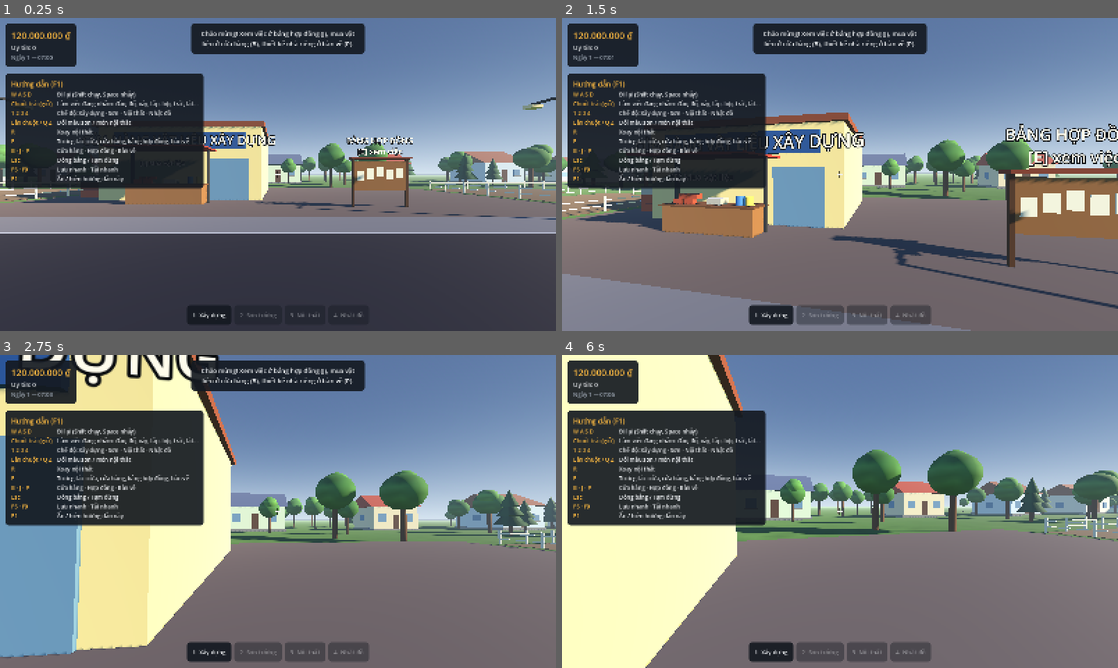
Above: before the commit, frames 1-4 (two rows, left to right).
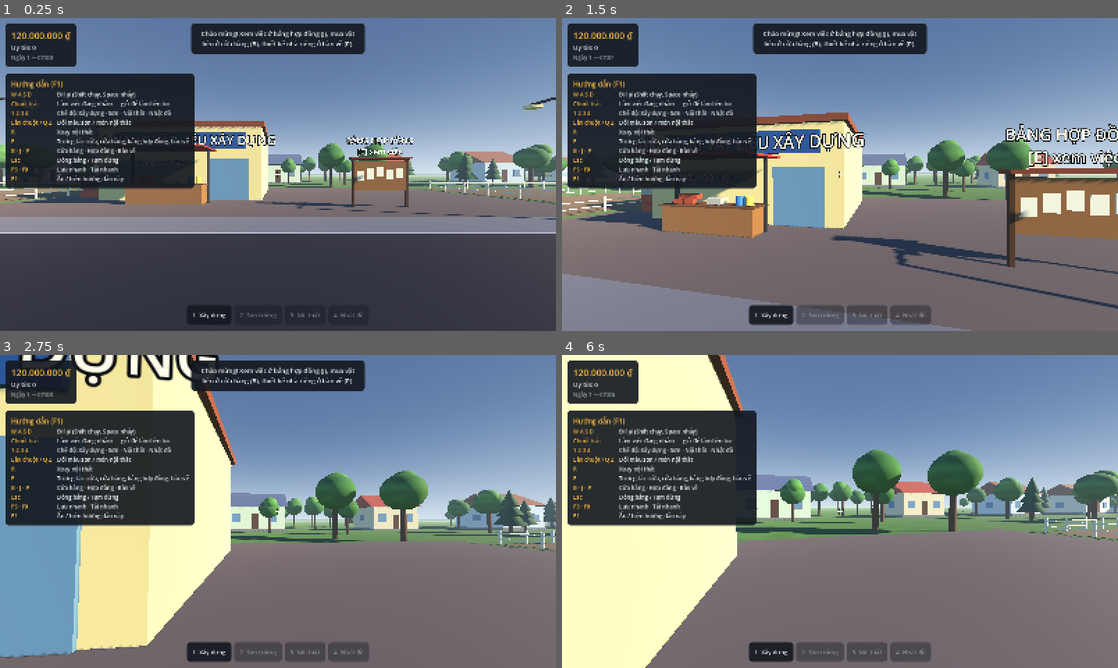
Above: after the commit, the same moments.

Repository: duahnproducts/builder_simulator
Game: Godot game, scene res://scenes/main.tscn
Same seed, same stepped clock (60 frames per second), same inputs: the game is played once before the commit and once after it.
Inputs (mouse positions are in pixels of both pictures, inside the frame that each line leads up to):
- Up to frame 1 (0.25 s): no input
- Up to frame 2 (1.5 s): tap Enter at 0.5 s; move the mouse to (867, 174) at 0.52 s; press the mouse at (867, 174) at 0.53 s; hold W (move_forward) from 0.53 s (still down); tap Space (jump) at 0.77 s; move the mouse to (812, 174) at 1.27 s; release the mouse at (812, 174) at 1.28 s; tap Q (cycle_next) at 1.35 s
- Up to frame 3 (2.75 s): keep holding W (move_forward); tap Space (jump) at 1.52 s; click (250, 511) at 1.55 s; move the mouse to (289, 505) at 2.02 s; hold Z (cycle_prev) from 2.03 s (still down); click (289, 505) at 2.3 s
- Up to frame 4 (6 s): move the mouse to (834, 517) at 2.77 s; release Z (cycle_prev) at 2.78 s; tap E (interact) at 2.85 s; tap Space (jump) at 3.02, 3.77 s; click (834, 517) at 3.05 s; move the mouse to (878, 514) at 3.52 s; hold P (open_blueprint) 3.53-4.25 s; click (878, 514) at 3.8 s; release W (move_forward) at 4.25 s; drag from (756, 524) to (756, 433) at 4.27 s; move the mouse to (867, 511) at 5.02 s; press the mouse at (867, 511) at 5.03 s; hold S (move_back) 5.03-5.75 s; release the mouse at (867, 511) at 5.75 s; click "× Đóng (Esc)" at 5.75 s

The runs differ from the first frame. In frame 1, 0.8% of the frame differs, in the area x 7-37%, y 17-55%; in frame 2, 0.7%; in frame 3, 0.8%; in frame 4, 0.8%.

Commit message:
Giữ chuột chỉ lặp một loại việc; nội thất không được chắn cửa đi
- BuildController: giữ chuột trái chỉ lặp lại đúng loại thao tác lúc bắt
  đầu giữ (đào xong không tự đổ bê tông, xây xong tường không tự trát);
  đặt/nhặt nội thất mỗi lần bấm một món.
- Cửa đi có vùng khoảng trống (lớp va chạm 6 — clearance): chỗ cánh cửa
  quét qua và lối đi phía bên kia; PlacementController báo "Chắn lối cửa
  đi" khi món đồ chồng lên vùng này (thảm vẫn được đặt).
- Cập nhật docs/00, 04, 09 và bảng hướng dẫn F1.

Co-Authored-By: Claude Opus 5.5 <noreply@anthropic.com>
Claude-Session: https://claude.ai/code/session_019BU5gwfSqov1PkxnhjWsa7

Diff:
--- a/project.godot
+++ b/project.godot
@@ -32,6 +32,7 @@
 3d_physics/layer_3="furniture"
 3d_physics/layer_4="interactable"
 3d_physics/layer_5="player"
+3d_physics/layer_6="clearance"
 
 [rendering]
 
--- a/scripts/building/colliders.gd
+++ b/scripts/building/colliders.gd
@@ -9,6 +9,8 @@
 const FURNITURE := 4
 const INTERACTABLE := 8
 const PLAYER := 16
+## Khoảng trống phải chừa (trước cửa đi): chỉ dùng khi kiểm tra chỗ đặt nội thất.
+const CLEARANCE := 32
 
 
 ## StaticBody3D rỗng trên lớp `layer`, gắn metadata để controller biết đây là gì.
--- a/scripts/building/opening_view.gd
+++ b/scripts/building/opening_view.gd
@@ -5,9 +5,13 @@
 ## Chưa lắp: hình mờ khung cửa + vùng nhắm (chỉ khi bức tường chứa nó đã xây xong).
 ## Đã lắp: khung + cánh; cửa đi mở/đóng được bằng phím tương tác.
 ## Hệ toạ độ riêng: x dọc tường, y hướng lên, z xuyên qua tường; gốc ở tâm lỗ cửa.
+## Cửa đi có thêm vùng "khoảng trống" (lớp clearance): chỗ cánh cửa quét qua và lối đi phía bên kia,
+## để không đặt được nội thất chắn cửa.
 
 const FRAME := 0.06
 const DEPTH := 0.24
+## Lối đi phải chừa ở phía cửa không mở vào (m).
+const PASSAGE_DEPTH := 0.6
 
 var index := -1
 var type := "door"
@@ -21,6 +25,7 @@
 var _house: Node
 var _holo: MeshInstance3D
 var _target: StaticBody3D
+var _clearance: StaticBody3D
 var _installed: Node3D
 var _pivot: Node3D
 var _tween: Tween
@@ -48,6 +53,11 @@
 	_target = Colliders.make_body(Colliders.BLUEPRINT, {"kind": "opening", "index": k, "house": house}, "Target")
 	Colliders.add_box_xform(_target, Transform3D(Basis.from_scale(Vector3(width, height, 0.3)), Vector3.ZERO))
 	add_child(_target)
+	if type == "door":
+		_clearance = Colliders.make_body(Colliders.CLEARANCE,
+				{"kind": "door_clearance", "index": k, "house": house}, "Clearance")
+		Colliders.add_box_xform(_clearance, clearance_box())
+		add_child(_clearance)
 
 
 ## wall_done: bức tường đã xây xong; is_installed: đã lắp cửa.
@@ -85,6 +95,19 @@
 
 func hologram_visible() -> bool:
 	return _holo.visible
+
+
+## Hộp khoảng trống của cửa đi (toạ độ riêng của cửa): phía cửa mở vào sâu bằng bề rộng cửa
+## (cánh cửa quét qua), phía bên kia chừa lối đi PASSAGE_DEPTH.
+func clearance_box() -> Transform3D:
+	var near := -(BuildConst.HALF_WALL + PASSAGE_DEPTH)
+	var far := BuildConst.HALF_WALL + width
+	var center_z := (near + far) / 2.0 * open_toward
+	return Transform3D(Basis.from_scale(Vector3(width, height, far - near)), Vector3(0, 0, center_z))
+
+
+func clearance_body() -> StaticBody3D:
+	return _clearance
 
 
 func target_body() -> StaticBody3D:
--- a/scripts/player/build_controller.gd
+++ b/scripts/player/build_controller.gd
@@ -23,6 +23,8 @@
 	"dig": 0.22, "pour": 0.28, "brick": 0.1, "gable": 0.1, "opening": 0.6, "roof": 0.14,
 	"roof_cell": 0.28, "plaster": 0.1, "paint": 0.1, "floor": 0.2, "furniture": 0.4, "remove": 0.4,
 }
+## Thao tác chỉ làm một lần cho mỗi lần bấm (giữ chuột cũng không lặp).
+const SINGLE_CLICK: Array[String] = ["furniture", "remove"]
 const R = ConstructionProject.Result
 
 var mode: Mode = Mode.BUILD
@@ -34,6 +36,10 @@
 var placement: PlacementController
 
 var _cooldown := 0.0
+## Loại thao tác đang lặp khi giữ chuột ("" khi đã thả chuột).
+var _held_action := ""
+## Đã làm xong thao tác một-lần-bấm, chờ thả chuột.
+var _wait_release := false
 var _last_toast := ""
 var _last_toast_ms := -100000
 
@@ -50,12 +56,34 @@
 	if GameState.is_input_blocked():
 		placement.hide_ghost()
 		_set_hint("")
+		_release_primary()
 		return
 	scan()
-	if Input.is_action_pressed("primary") and _cooldown <= 0.0 and not current_action().is_empty():
-		var action := current_action()
-		var result := perform_primary()
-		_cooldown = REPEAT.get(action, 0.25) if result == R.OK else 0.4
+	if Input.is_action_pressed("primary"):
+		_hold_primary()
+	else:
+		_release_primary()
+
+
+## Giữ chuột trái: lặp lại thao tác theo nhịp REPEAT, nhưng chỉ đúng loại thao tác lúc bắt đầu giữ —
+## đào xong một ô thì không tự đổ bê tông, xây xong tường thì không tự trát (tốn xi măng ngoài ý muốn).
+## Muốn sang việc khác thì thả chuột ra rồi bấm lại.
+func _hold_primary() -> void:
+	var action := current_action()
+	if action.is_empty() or _wait_release or _cooldown > 0.0:
+		return
+	if _held_action.is_empty():
+		_held_action = action
+	elif action != _held_action:
+		return
+	var result := perform_primary()
+	_cooldown = REPEAT.get(action, 0.25) if result == R.OK else 0.4
+	_wait_release = SINGLE_CLICK.has(action)
+
+
+func _release_primary() -> void:
+	_held_action = ""
+	_wait_release = false
 
 
 func _unhandled_input(event: InputEvent) -> void:
--- a/scripts/player/placement_controller.gd
+++ b/scripts/player/placement_controller.gd
@@ -67,10 +67,14 @@
 			reason = "Cần lắp cửa, lợp mái, sơn tường và lát nền xong trước."
 		elif not GameState.inventory.has(id):
 			reason = "Kho hết %s." % Catalog.item_name(id)
-		elif _overlaps(world_xform):
-			reason = "Vướng tường, cửa hoặc đồ khác."
 		else:
-			valid = true
+			var blocker := _blocker(world_xform)
+			if blocker == null:
+				valid = true
+			elif str(blocker.get_meta("kind", "")) == "door_clearance":
+				reason = "Chắn lối cửa đi — hãy chừa khoảng trống trước cửa."
+			else:
+				reason = "Vướng tường, cửa hoặc đồ khác."
 	_ghost.mesh = FurnitureView.mesh_for(id)
 	_ghost.material_override = Materials.ghost(not valid)
 	_ghost.global_transform = world_xform
@@ -87,14 +91,18 @@
 	return house.project.place_furniture(item_id, local_pos, yaw)
 
 
-func _overlaps(world_xform: Transform3D) -> bool:
+## Vật cản đầu tiên chồng lên món đồ đặt ở `world_xform`; null nếu chỗ đó trống.
+## Đồ phẳng (thảm) chỉ cần tránh tường; đồ khác còn phải tránh đồ đã đặt và khoảng trống trước cửa.
+func _blocker(world_xform: Transform3D) -> Object:
 	var size := Catalog.furniture_size(item_id)
 	var shape := BoxShape3D.new()
 	shape.size = Vector3(maxf(size.x - 0.04, 0.02), maxf(size.y - 0.06, 0.02), maxf(size.z - 0.04, 0.02))
 	var query := PhysicsShapeQueryParameters3D.new()
 	query.shape = shape
 	query.transform = world_xform * Transform3D(Basis.IDENTITY, Vector3(0, size.y / 2.0 + 0.03, 0))
-	query.collision_mask = Colliders.WORLD if size.y < FLAT_HEIGHT else Colliders.WORLD | Colliders.FURNITURE
+	query.collision_mask = Colliders.WORLD if size.y < FLAT_HEIGHT \
+			else Colliders.WORLD | Colliders.FURNITURE | Colliders.CLEARANCE
 	if house != null:
 		query.exclude = [house.slab_body().get_rid()]
-	return not get_world_3d().direct_space_state.intersect_shape(query, 1).is_empty()
+	var hits := get_world_3d().direct_space_state.intersect_shape(query, 1)
+	return null if hits.is_empty() else hits[0]["collider"]
--- a/scripts/ui/help_overlay.gd
+++ b/scripts/ui/help_overlay.gd
@@ -4,7 +4,7 @@
 
 const KEYS := [
 	["W A S D", "Đi lại (Shift chạy, Space nhảy)"],
-	["Chuột trái (giữ)", "Làm việc đang nhắm: đào, đổ, xây, lắp, lợp, trát, lát..."],
+	["Chuột trái", "Làm việc đang nhắm — giữ để làm liên tục"],
 	["1 2 3 4", "Chế độ: Xây dựng · Sơn · Nội thất · Nhặt đồ"],
 	["Lăn chuột / Q Z", "Đổi màu sơn / món nội thất"],
 	["R", "Xoay nội thất"],
--- a/tests/framework/runner.gd
+++ b/tests/framework/runner.gd
@@ -55,6 +55,8 @@
 
 
 func _remove_test_saves() -> void:
+	if not DirAccess.dir_exists_absolute(TEST_SAVE_DIR):
+		return
 	for file in DirAccess.get_files_at(TEST_SAVE_DIR):
 		DirAccess.remove_absolute(TEST_SAVE_DIR.path_join(file))
 	DirAccess.remove_absolute(TEST_SAVE_DIR)
--- a/tests/integration/test_build_controller.gd
+++ b/tests/integration/test_build_controller.gd
@@ -18,6 +18,7 @@
 
 
 func after_each() -> void:
+	Input.action_release("primary")
 	GameState.toast.disconnect(_on_toast)
 	GameState.block_input("test", false)
 	GameState.new_game()
@@ -225,3 +226,61 @@
 	assert_eq(ctrl.current.get("kind"), "world", "vật không có metadata thì coi là 'world'")
 	assert_eq(ctrl.current_action(), "")
 	assert_eq(ctrl.perform_primary(), -1, "không có gì để làm")
+
+
+func test_giu_chuot_chi_lap_lai_mot_loai_viec() -> void:
+	await _setup()
+	_aim(Vector3(5.5, 2.0, 3.5), Vector3(5.5, 0.0, 3.5))
+	Input.action_press("primary")
+	await wait_physics_frames(30)  # 0,5 giây: đủ cho vài nhịp lặp
+	assert_true(project.dig.is_done(Vector2i(5, 3)), "giữ chuột thì đào")
+	assert_false(project.pour.is_done(Vector2i(5, 3)), "đào xong không tự đổ bê tông khi vẫn giữ chuột")
+	_aim(Vector3(6.5, 2.0, 3.5), Vector3(6.5, 0.0, 3.5))
+	await wait_physics_frames(20)
+	assert_true(project.dig.is_done(Vector2i(6, 3)), "vẫn giữ chuột, lia sang ô khác thì đào tiếp")
+	Input.action_release("primary")
+	await wait_physics_frames(2)
+	Input.action_press("primary")
+	await wait_physics_frames(2)
+	assert_true(project.pour.is_done(Vector2i(6, 3)), "thả ra bấm lại thì mới đổ bê tông")
+
+
+func test_giu_chuot_chi_dat_mot_mon_noi_that() -> void:
+	await _setup()
+	_finish_all_but_furniture()
+	GameState.inventory.add("chair", 3)
+	await wait_physics_frames(2)
+	ctrl.set_mode(Mode.FURNITURE)
+	_aim(Vector3(4.5, 2.0, 4.0), Vector3(4.5, 0.0, 4.2))
+	Input.action_press("primary")
+	await wait_physics_frames(3)
+	assert_eq(project.furniture.size(), 1)
+	_aim(Vector3(6.5, 2.0, 4.0), Vector3(6.5, 0.0, 4.2))
+	await wait_physics_frames(40)  # quá nhịp lặp 0,4 giây
+	assert_eq(project.furniture.size(), 1, "mỗi lần bấm chỉ đặt một món")
+	Input.action_release("primary")
+	await wait_physics_frames(2)
+	Input.action_press("primary")
+	await wait_physics_frames(2)
+	assert_eq(project.furniture.size(), 2, "bấm lần nữa thì đặt món tiếp theo")
+
+
+func test_khong_dat_noi_that_chan_cua_di() -> void:
+	await _setup()
+	_finish_all_but_furniture()
+	GameState.inventory.add("chair", 1)
+	GameState.inventory.add("rug", 1)
+	await wait_physics_frames(2)
+	ctrl.set_mode(Mode.FURNITURE)
+	ctrl.cycle_selection(0)
+	assert_eq(ctrl.furniture_item, "chair")
+	# Cửa đi 0 ở tường trước (z = 6), tâm x = 4,9, mở vào trong nhà.
+	_aim(Vector3(4.9, 2.0, 5.2), Vector3(4.9, 0.0, 5.4))
+	assert_false(ctrl.placement.valid, "ghế đặt ngay sau cửa thì chắn lối")
+	assert_true(ctrl.placement.reason.contains("Chắn lối cửa"), ctrl.placement.reason)
+	_aim(Vector3(3.5, 2.0, 5.2), Vector3(3.5, 0.0, 5.4))
+	assert_true(ctrl.placement.valid, "lệch sang bên cửa thì được: " + ctrl.placement.reason)
+	ctrl.cycle_selection(1)
+	assert_eq(ctrl.furniture_item, "rug")
+	_aim(Vector3(4.9, 2.0, 4.7), Vector3(4.9, 0.0, 4.9))
+	assert_true(ctrl.placement.valid, "thảm nằm dưới cánh cửa nên được đặt: " + ctrl.placement.reason)
Not shown, changed: docs/00-tong-quan.md
Not shown, changed: docs/04-thi-cong.md
Not shown, changed: docs/09-giao-dien.md
